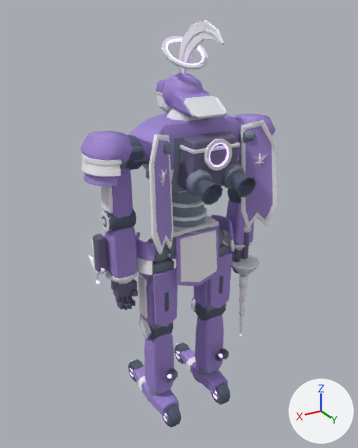
One commit to the Blender file art/blender/roster/longbow-production.blend: the scene before it, then after it.
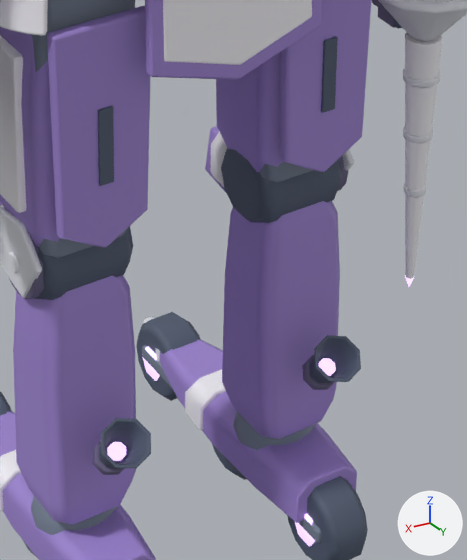
There are two pictures of each version: one whole from a 50 mm camera at (5.98, 9.68, 10.41) aimed at (0.06, -0.19, 5.47), one close up on the part from 39% to 71% of the width and 60% to 90% of the height. Arrows for +X, +Y and +Z are at lower right; the lights stay in place. The last two pictures show the newer version.

Objects in the first close-up: 'Thigh / rear split armor.008', 'Thigh / rear split armor.009', 'longbow / ankleL / P / 134', 'longbow / ankleR / D / 162', 'longbow / ankleR / P / 158', 'longbow / kneeL / D / 150', 'longbow / kneeL / F / 151', 'longbow / kneeL / G / 152', 'longbow / kneeR / D / 168', 'longbow / kneeR / D / 174', 'longbow / kneeR / F / 175', 'longbow / kneeR / G / 176', 'longbow / sculpted hipL / 154', 'longbow / sculpted hipR / 178', 'longbow / sculpted kneeL / 147', 'longbow / sculpted kneeR / 171', 'longbow / skirtBack / S / 189', 'longbow / wrR / S / 066' and 34 more.
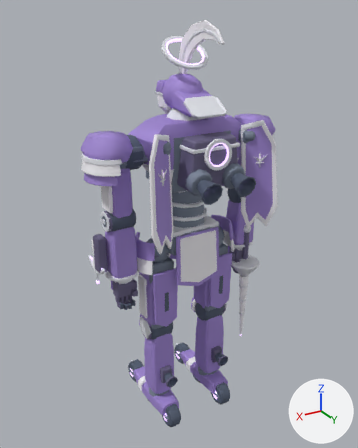
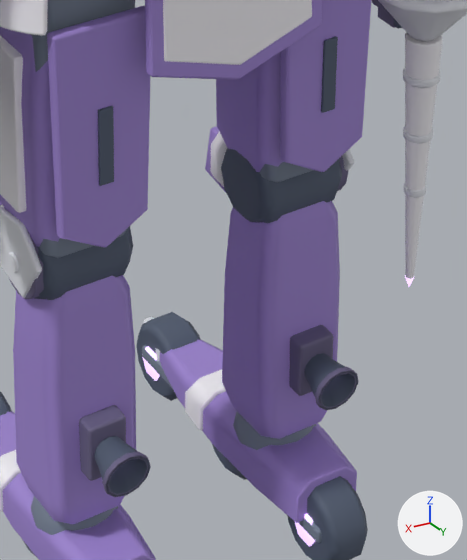
The change, as a diff of the scene's bpy script:
```diff
--- a/art/blender/roster/longbow-production.blend.py
+++ b/art/blender/roster/longbow-production.blend.py
@@ ob_longbow___kneel___d___150 @@
-ob_longbow___kneel___d___150 = bpy.data.objects.new('longbow / kneeL / D / 150', me_longbow___kneel___d___150_002)
@@ ob_longbow___kneel___f___151 @@
-ob_longbow___kneel___f___151 = bpy.data.objects.new('longbow / kneeL / F / 151', me_longbow___kneel___f___151_002)
@@ ob_longbow___kneel___g___152 @@
-ob_longbow___kneel___g___152 = bpy.data.objects.new('longbow / kneeL / G / 152', me_longbow___kneel___g___152_002)
@@ ob_longbow___kneer___d___174 @@
-ob_longbow___kneer___d___174 = bpy.data.objects.new('longbow / kneeR / D / 174', me_longbow___kneer___d___174_002)
@@ ob_longbow___kneer___f___175 @@
-ob_longbow___kneer___f___175 = bpy.data.objects.new('longbow / kneeR / F / 175', me_longbow___kneer___f___175_002)
@@ ob_longbow___kneer___g___176 @@
-ob_longbow___kneer___g___176 = bpy.data.objects.new('longbow / kneeR / G / 176', me_longbow___kneer___g___176_002)
@@ ob_calf_jet___outlet_rim_019 @@
+ob_calf_jet___outlet_rim_019 = bpy.data.objects.new('Calf jet / outlet rim.019', me_calf_jet___outlet_rim_019)  # 48 vertices, 28 faces; spans x -0.17..0.17, y 0.673..0.753, z -1.502..-1.162; in mat_longbow___f_002 (greyish blue #696283); modifiers BEVEL, WEIGHTED_NORMAL
+ob_calf_jet___outlet_rim_019.parent = ob_jnt___kneer_009
+ob_calf_jet___outlet_rim_019.location = (0.0, 0.0, 0.0)
@@ ob_calf_jet___recessed_bell_019 @@
+ob_calf_jet___recessed_bell_019 = bpy.data.objects.new('Calf jet / recessed bell.019', me_calf_jet___recessed_bell_019)  # 72 vertices, 52 faces; spans x -0.17..0.17, y 0.418..0.753, z -1.502..-1.165; in mat_longbow___d_002 (dark blue #515c70); modifiers BEVEL, WEIGHTED_NORMAL
+ob_calf_jet___recessed_bell_019.parent = ob_jnt___kneer_009
+ob_calf_jet___recessed_bell_019.location = (0.0, 0.0, 0.0)
@@ ob_calf_jet___embedded_mounting_shoe_019 @@
+ob_calf_jet___embedded_mounting_shoe_019 = bpy.data.objects.new('Calf jet / embedded mounting shoe.019', me_calf_jet___embedded_mounting_shoe_019)  # a box spanning x -0.14..0.14, y 0.255..0.485, z -1.512..-1.088; in mat_longbow___f_002 (greyish blue #696283); modifiers BEVEL, WEIGHTED_NORMAL
+ob_calf_jet___embedded_mounting_shoe_019.parent = ob_jnt___kneer_009
+ob_calf_jet___embedded_mounting_shoe_019.location = (0.0, 0.0, 0.0)
@@ ob_calf_jet___outlet_rim_018 @@
+ob_calf_jet___outlet_rim_018 = bpy.data.objects.new('Calf jet / outlet rim.018', me_calf_jet___outlet_rim_019.copy())  # modifiers BEVEL, WEIGHTED_NORMAL
+ob_calf_jet___outlet_rim_018.parent = ob_jnt___kneel_009
+ob_calf_jet___outlet_rim_018.location = (0.0, 0.0, 0.0)
@@ ob_calf_jet___recessed_bell_018 @@
+ob_calf_jet___recessed_bell_018 = bpy.data.objects.new('Calf jet / recessed bell.018', me_calf_jet___recessed_bell_019.copy())  # modifiers BEVEL, WEIGHTED_NORMAL
+ob_calf_jet___recessed_bell_018.parent = ob_jnt___kneel_009
+ob_calf_jet___recessed_bell_018.location = (0.0, 0.0, 0.0)
@@ ob_calf_jet___embedded_mounting_shoe_018 @@
+ob_calf_jet___embedded_mounting_shoe_018 = bpy.data.objects.new('Calf jet / embedded mounting shoe.018', me_calf_jet___embedded_mounting_shoe_019.copy())  # modifiers BEVEL, WEIGHTED_NORMAL
+ob_calf_jet___embedded_mounting_shoe_018.parent = ob_jnt___kneel_009
+ob_calf_jet___embedded_mounting_shoe_018.location = (0.0, 0.0, 0.0)
```

Where the change shows, as pixel boxes [x1, y1, x2, y2] in the close-ups (467 x 560 px):
'Calf jet / embedded mounting shoe.018', added
    after: [79, 405, 126, 481]
'Calf jet / recessed bell.018', added (dark blue)
    after: [94, 436, 150, 497]
'longbow / kneeL / D / 150', deleted (dark blue)
    before: [100, 418, 151, 468]
'Calf jet / embedded mounting shoe.019', added
    after: [289, 325, 333, 396]
'longbow / kneeR / D / 174', deleted (dark blue)
    before: [310, 335, 361, 383]
'Calf jet / recessed bell.019', added (dark blue)
    after: [304, 353, 358, 410]
'Calf jet / outlet rim.018', added
    after: [102, 451, 151, 497]
'Calf jet / outlet rim.019', added
    after: [315, 367, 358, 410]
'longbow / kneeL / F / 151', deleted
    before: [93, 441, 125, 475]
'longbow / kneeR / F / 175', deleted
    before: [302, 355, 335, 390]
'longbow / kneeL / G / 152', deleted
    before: [107, 442, 126, 461]
'longbow / kneeR / G / 176', deleted
    before: [318, 358, 336, 376]
